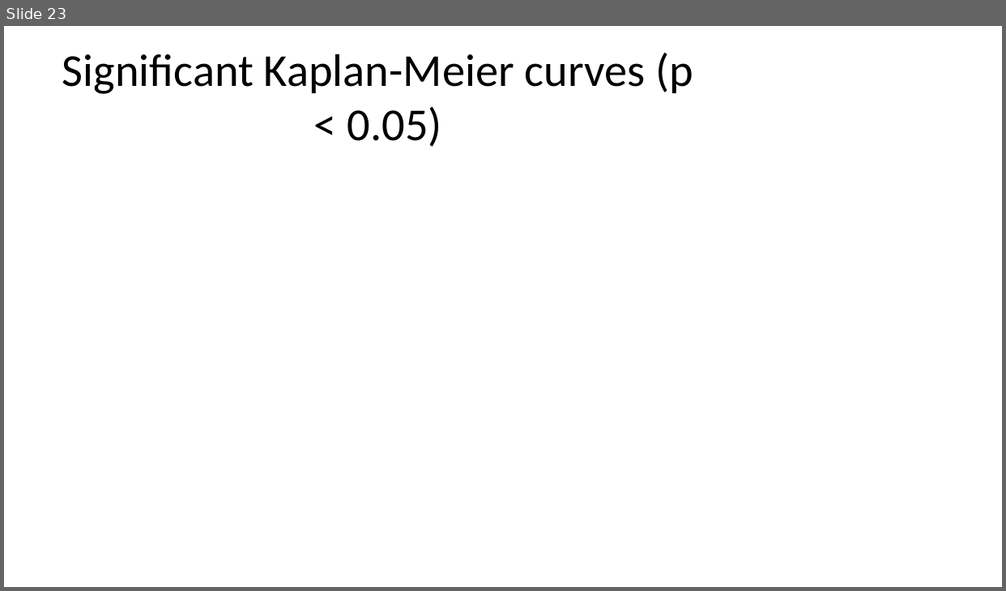
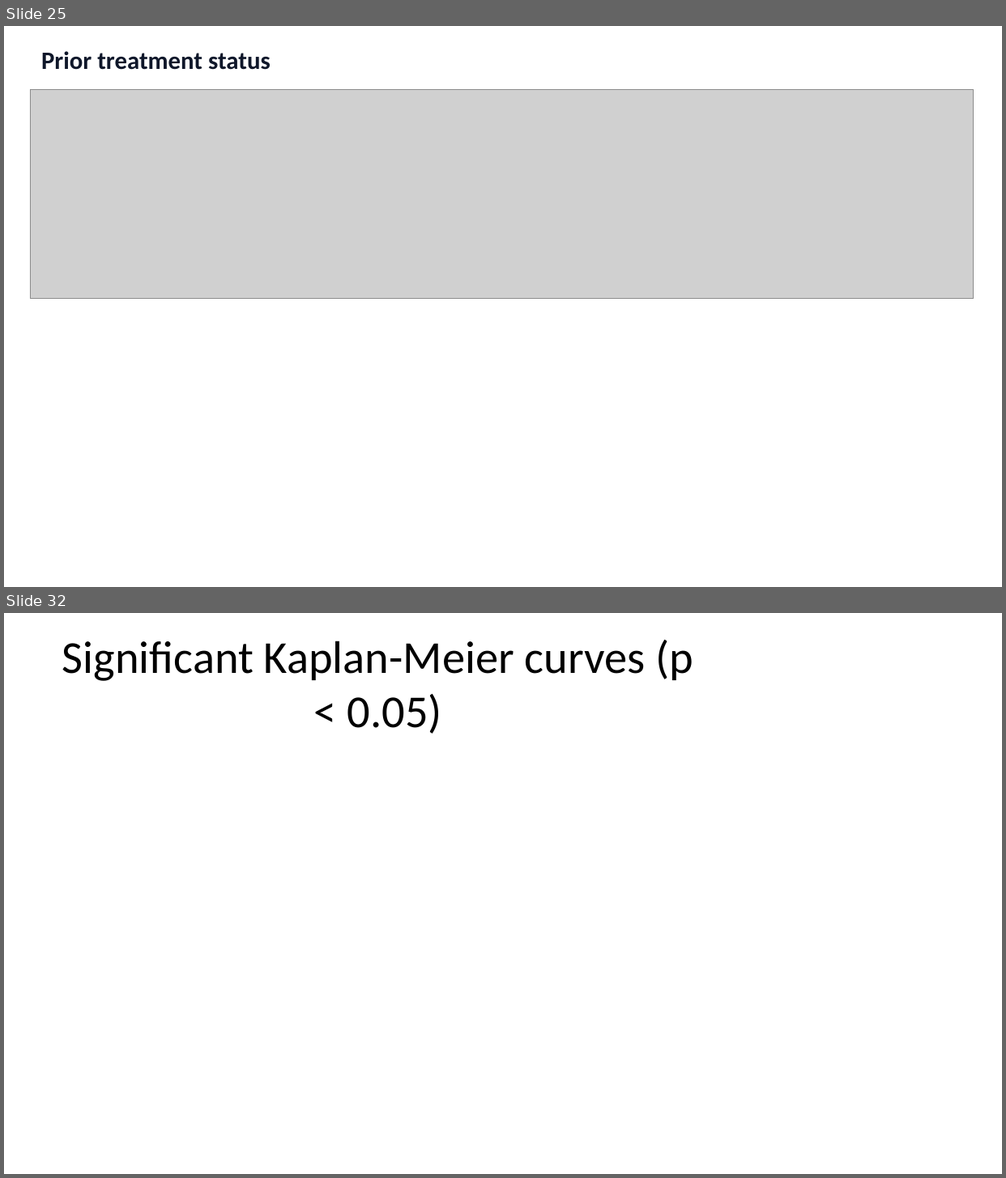
Before and after one commit to aonkondey01/HistoGEN-NucleateNY-NextGen-BioAgents-Hackathon, a slide deck: data/tcga_lung/important_lung_genes/visual_report/TCGA_Lung_Visual_Summary.pptx. Shown one above the other, each under a label of ours: slide 23 before the commit, slides 25 and 32 after it; the slides between them are not shown. The pictures are 1006x591 and 1006x1178 pixels, drawn with LibreOffice and Linux fonts; fonts in the diff are those of the drawing; grey boxes stand for pictures. Boxes give left, top, right and bottom in pixels: in the first picture for what was removed or moved away, otherwise in the second. Text is boxed around its words. In the diff, an @@ line names an element or a change of style, - is before the commit and + after.

```diff
--- a/data/tcga_lung/important_lung_genes/visual_report/TCGA_Lung_Visual_Summary.pptx
+++ b/data/tcga_lung/important_lung_genes/visual_report/TCGA_Lung_Visual_Summary.pptx
@@ slide 25 added at (4,26,1002,587), background #FFFFFF @@
@@ text added at (41,51,270,70), 24 pt, text #0F172A, bold @@
+Prior treatment status
@@ picture added at (30,90,974,298) @@
@@ what was slide 23 is now slide 32 @@
```
Also in this commit, not shown: 1 slide changed, 8 other slides added, 15 other files.
